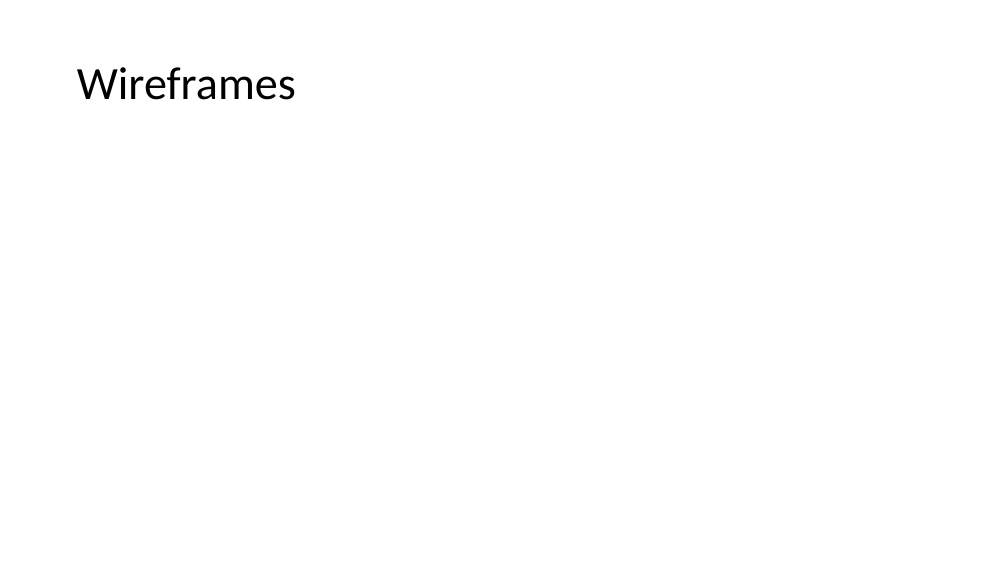
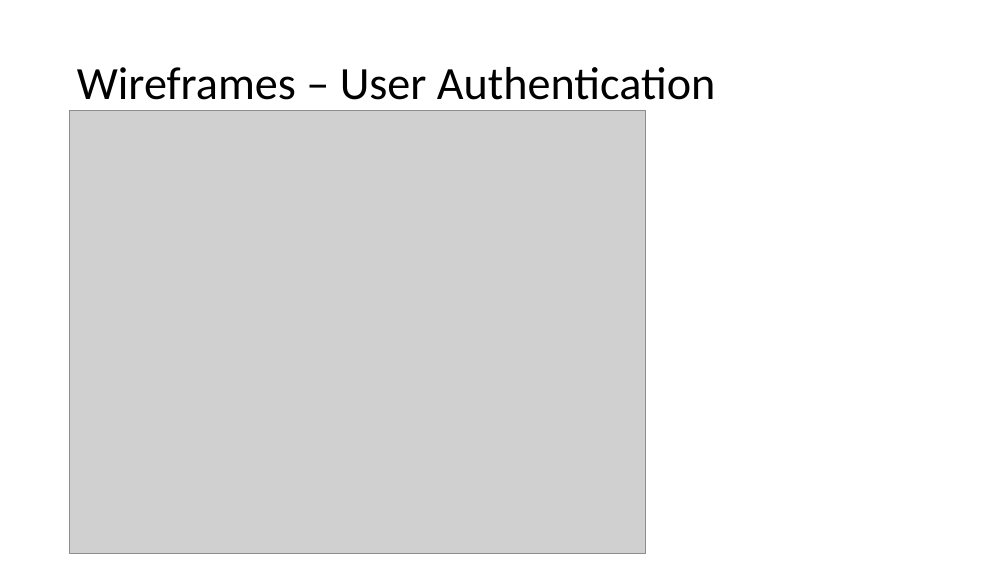
Before and after one commit to audiblePi/career-finder, a slide deck: slide 6 of docs/sprint1Presentation.pptx (slide 5 before the commit). Drawn at 1008x567 pixels with LibreOffice and Linux fonts; fonts in the diff are those of the drawing; grey boxes stand for pictures. Boxes give left, top, right and bottom in pixels: in the first picture for what was removed or moved away, otherwise in the second. Text is boxed around its words. In the diff, an @@ line names an element or a change of style, - is before the commit and + after.

Commit message:
Added preview Wireframes... these should be replaced with final versions.

```diff
--- a/docs/sprint1Presentation.pptx
+++ b/docs/sprint1Presentation.pptx
@@ title at <box>77,67,715,111</box>: text changed @@
-Wireframes
+Wireframes – User Authentication
@@ picture added at <box>70,110,645,554</box> @@
```
Also in this commit, not shown: 3 other slides changed, 7 slides added.
